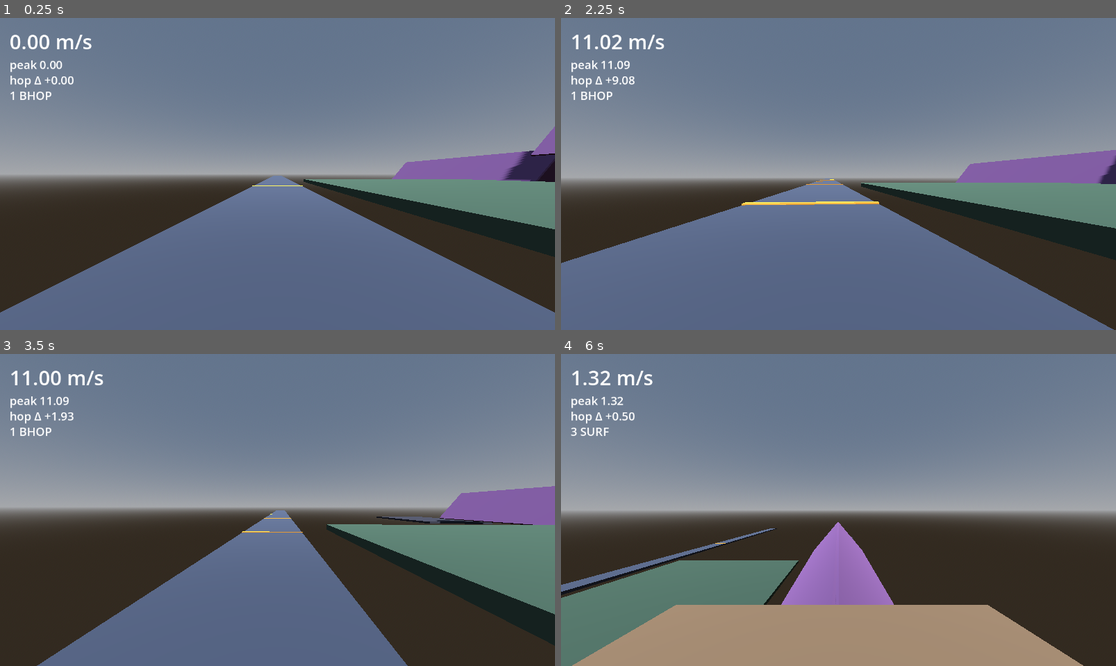
Above: before the commit, frames 1-4 (two rows, left to right).
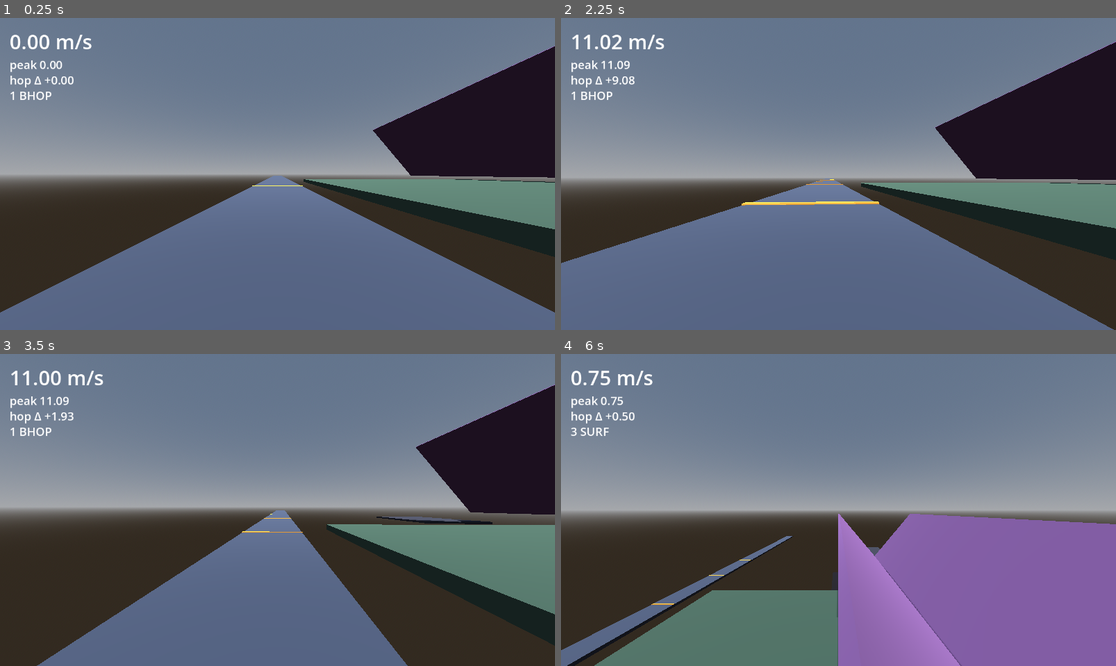
Above: after the commit, the same moments.

Repository: Crawford-Young/what-is-dark
Game: Godot game, scene res://scenes/momentum_lab.tscn
The game is run twice, just before and just after one commit, with the same random seed, the same clock (stepped at 60 frames per second) and the same inputs. This scene is started directly instead of the project's main scene.
Inputs (mouse positions are in pixels of both pictures, inside the frame that each line leads up to):
- Up to frame 1 (0.25 s): no input
- Up to frame 2 (2.25 s): tap Enter at 0.5 s; move the mouse to (866, 174) at 0.52 s; hold Q (glance) 0.53-1.28 s; hold W (move_forward) from 0.53 s (still down); click (866, 174) at 0.67 s; tap Space (jump) at 0.77, 1.52 s; move the mouse to (810, 174) at 1.27 s; tap Shift at 1.35 s; move the mouse to (849, 167) at 2.02 s; tap Alt at 2.1 s
- Up to frame 3 (3.5 s): keep holding W (move_forward); move the mouse to (271, 516) at 2.77 s; tap Ctrl at 2.85 s; click (271, 516) at 2.92 s; tap Space (jump) at 3.02 s
- Up to frame 4 (6 s): move the mouse to (877, 513) at 3.52 s; tap R at 3.6 s; tap Space (jump) at 3.77, 4.52 s; move the mouse to (794, 506) at 4.27 s; tap 1 at 4.35 s; move the mouse to (844, 510) at 5.02 s; tap 2 at 5.1 s; click (844, 510) at 5.17 s; move the mouse to (816, 503) at 5.77 s; release W (move_forward) at 5.78 s; hold D (move_right) from 5.78 s (still down); tap 3 at 5.85 s

The runs differ from the first frame. In frame 1, 9.1% of the frame differs, in the area x 67-100%, y 8-53%; in frame 2, 9.7%; in frame 3, 7.6%; in frame 4, 38%, in the area x 0-100%, y 5-100%.

Commit message:
feat: rebuild surf station as half-pipe, rebalance air cap
Co-Authored-By: Claude Fable 5 <noreply@anthropic.com>

Diff:
--- a/scripts/logic/source_move.gd
+++ b/scripts/logic/source_move.gd
@@ -13,7 +13,8 @@
 const STOP_SPEED := 3.5
 const GROUND_ACCEL := 5.5
 const AIR_ACCEL := 150.0  ## surf/bhop community-server value (CS2 matchmaking uses 12 — near-zero strafe gain by design)
-const AIR_CAP := 1.32
+const AIR_CAP := 0.75  ## gravity-consistent scale: 0.57 * 20/15.24 ≈ 0.75 — restores CS2's ~3:1
+## gravity-slide vs strafe-hold ratio on 50° faces (the speed-scaled 1.32 pinned riders to ramps)
 const OVERBOUNCE := 1.0
 
 
--- a/scripts/momentum_lab.gd
+++ b/scripts/momentum_lab.gd
@@ -5,9 +5,9 @@
 const STATIONS := [
 	{"label": "1 BHOP", "spawn": Vector3(0, 1.0, 5.0)},
 	{"label": "2 STRAFE", "spawn": Vector3(40, 1.0, 0.0)},
-	{"label": "3 SURF", "spawn": Vector3(90, 24, 24)},
+	{"label": "3 SURF", "spawn": Vector3(64, 33, 12)},
 ]
-const SURF_RAMP_ANGLE := 50.0  ## both ramp faces share this angle (> floor_max_angle 45)
+const SURF_RAMP_ANGLE := 50.0  ## both valley faces share this angle (> floor_max_angle 45)
 
 var _station := 0
 var _peak_speed := 0.0
@@ -80,27 +80,26 @@
 
 
 func _build_surf_run() -> void:
-	# Start platform: top y 23; player drops off its -z edge onto ramp A's crest region.
-	_add_box(Vector3(90, 22.5, 24), Vector3(8, 1, 8), 0.0, Color(0.5, 0.4, 0.3))
-	# Ramp A: z span 16..-44; centers (90±5.14, 13.87, -14); bottom edge y ≈ 7.74.
-	_ramp_pair(-14.0, SURF_RAMP_ANGLE, 20.0, 8.0, 60.0)
-	# Ramp B: z span -44..-104; centers (90±5.14, 3.87, -74); bottom edge y ≈ -2.26.
-	# Rider exits A tangent and falls onto B's face from above (B's face sits at y≈3.9 at that x-offset).
-	_ramp_pair(-74.0, SURF_RAMP_ANGLE, 10.0, 8.0, 60.0)
-	# Pit: top y -12, spans z 30..-120. Touching it = obvious fail -> R reset.
-	_add_box(Vector3(90, -12.5, -45), Vector3(44, 1, 150), 0.0, Color(0.08, 0.06, 0.08))
-	# Catch runout: top y -4, spans z -104..-148. Rider exits B flying and lands here (finish zone).
+	# Half-pipe valley: two huge panels tilted TOWARD each other (U shape). Bottom edges meet
+	# exactly at (90, 1, z); outboard top edges at x = 90±25.71, y ≈ 31.64. Momentum carved down
+	# one face carries the rider up the other — the canonical surf valley element.
+	_valley_pair(-40.0, SURF_RAMP_ANGLE, 1.0, 20.0, 120.0)
+	# Drop-in platform: top y 32, just outboard of the left face's top edge (≈64.3, 31.6).
+	_add_box(Vector3(64, 31.5, 14), Vector3(8, 1, 8), 0.0, Color(0.5, 0.4, 0.3))
+	# Pit: top y -12, spans x 60..120, z 50..-104 (shortened from -110 to avoid overlapping runout).
+	_add_box(Vector3(90, -12.5, -27), Vector3(60, 1, 154), 0.0, Color(0.08, 0.06, 0.08))
+	# Catch runout: top y -4, spans z -104..-148. Rider carried out of the valley lands here (finish zone).
 	_add_box(Vector3(90, -4.5, -126), Vector3(30, 1, 44), 0.0, Color(0.2, 0.2, 0.24))
 
 
-func _ramp_pair(z_center: float, angle_deg: float, peak_y: float, half_width: float, length: float) -> void:
+func _valley_pair(z_center: float, angle_deg: float, floor_y: float, half_width: float, length: float) -> void:
 	var a := deg_to_rad(angle_deg)
 	for side in [-1.0, 1.0]:
 		var center := Vector3(
 			90.0 + side * half_width * cos(a),
-			peak_y - half_width * sin(a),
+			floor_y + half_width * sin(a),
 			z_center)
-		_add_box(center, Vector3(half_width * 2.0, 0.5, length), -side * angle_deg, Color(0.45, 0.3, 0.5))
+		_add_box(center, Vector3(half_width * 2.0, 0.5, length), side * angle_deg, Color(0.45, 0.3, 0.5))
 
 
 func _add_box(pos: Vector3, size: Vector3, rot_z_deg: float, color: Color) -> void:
--- a/tests/unit/test_source_move.gd
+++ b/tests/unit/test_source_move.gd
@@ -55,10 +55,10 @@
 
 
 func test_air_strafe_gains_past_cap_via_perpendicular_add() -> void:
-	# THE mechanic: moving -z at 10, wish pure -x. current = dot = 0 -> add 1.32
-	# accelspeed = 150 * 1.32 * 0.1 = 19.8 -> clamped to 1.32
+	# THE mechanic: moving -z at 10, wish pure -x. current = dot = 0 -> add 0.75
+	# accelspeed = 150 * 0.75 * 0.1 = 11.25 -> clamped to 0.75
 	var v := SourceMove.accelerate(Vector3(0, 0, -10), Vector3(-1, 0, 0), minf(SourceMove.RUN_SPEED, SourceMove.AIR_CAP), SourceMove.AIR_ACCEL, 0.1)
-	assert_true(v.is_equal_approx(Vector3(-1.32, 0, -10)))
+	assert_true(v.is_equal_approx(Vector3(-0.75, 0, -10)))
 	assert_gt(Vector3(v.x, 0, v.z).length(), 10.0)
 
 
